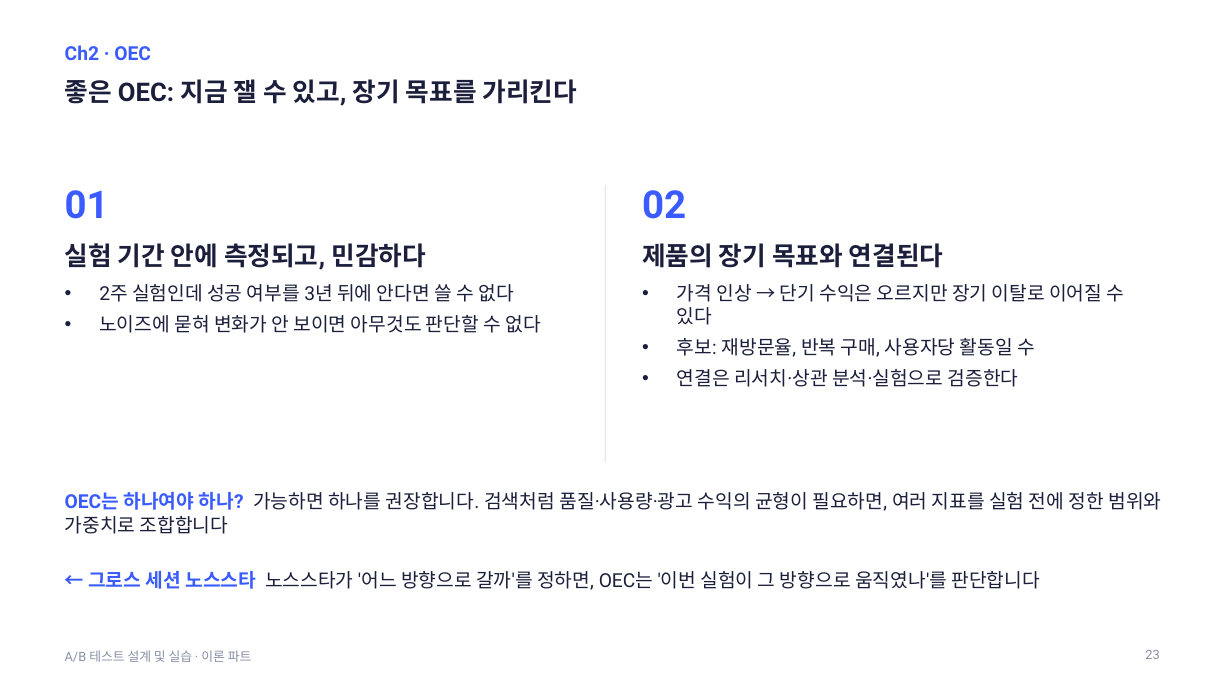
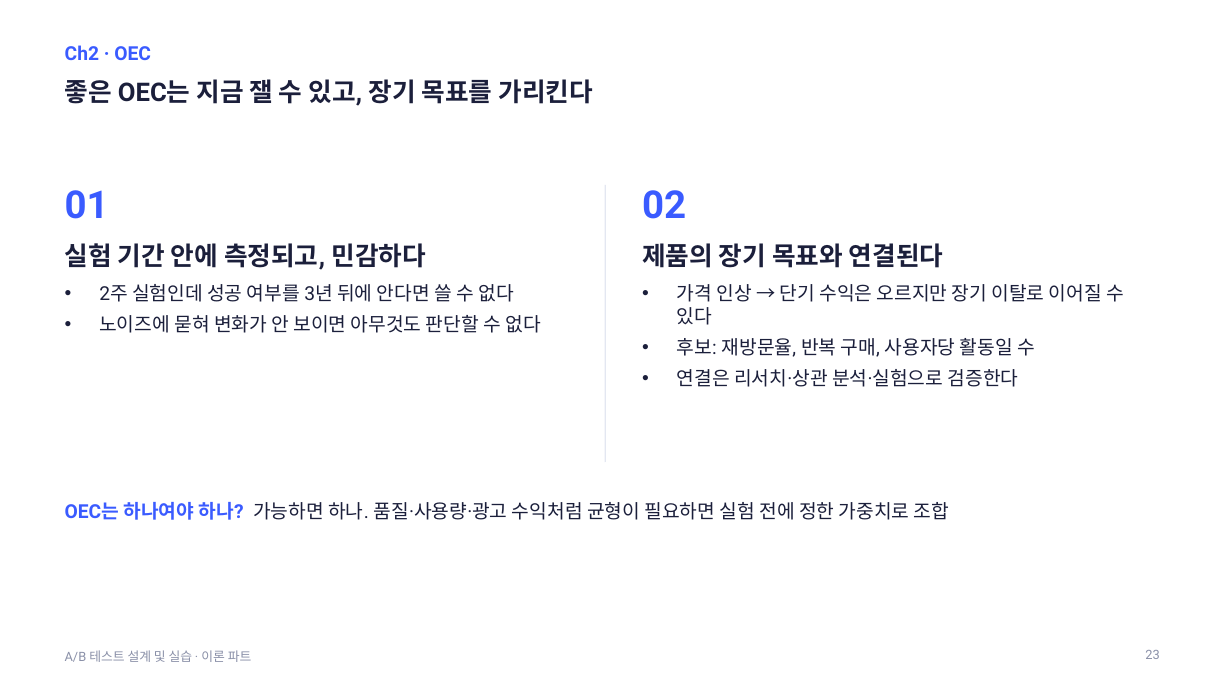
Before and after one commit to kkamret/quickmart-lab-rats, a slide deck: slide 23 of docs/lecture/ab-testing-theory.pptx. Drawn at 1232x693 pixels with LibreOffice and Linux fonts; fonts in the diff are those of the drawing. Boxes give left, top, right and bottom in pixels: in the first picture for what was removed or moved away, otherwise in the second. Text is boxed around its words. In the diff, an @@ line names an element or a change of style, - is before the commit and + after.

```diff
--- a/docs/lecture/ab-testing-theory.pptx
+++ b/docs/lecture/ab-testing-theory.pptx
@@ title at (65,79,593,106): text changed @@
-좋은 OEC: 지금 잴 수 있고, 장기 목표를 가리킨다
+좋은 OEC는 지금 잴 수 있고, 장기 목표를 가리킨다
@@ text at (65,502,949,520): text changed @@
-OEC는 하나여야 하나? 가능하면 하나를 권장합니다. 검색처럼 품질·사용량·광고 수익의 균형이 필요하면, 여러 지표를 실험 전에 정한 범위와 가중치로 조합합니다
+OEC는 하나여야 하나? 가능하면 하나. 품질·사용량·광고 수익처럼 균형이 필요하면 실험 전에 정한 가중치로 조합
@@ text removed at (88,571,1039,590) @@
-← 그로스 세션 노스스타 노스스타가 '어느 방향으로 갈까'를 정하면, OEC는 '이번 실험이 그 방향으로 움직였나'를 판단합니다
```
Also in this commit, not shown: 44 other slides changed, 1 slide added, 1 slide removed, 2 other files.
